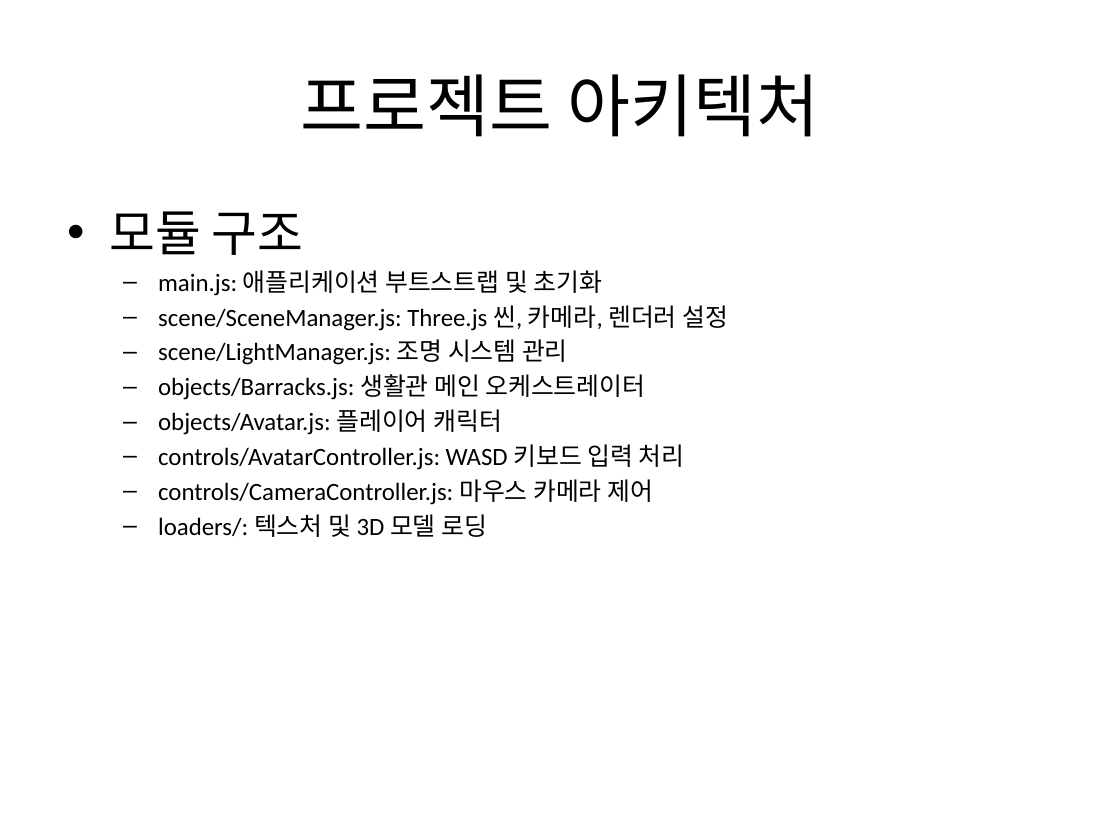
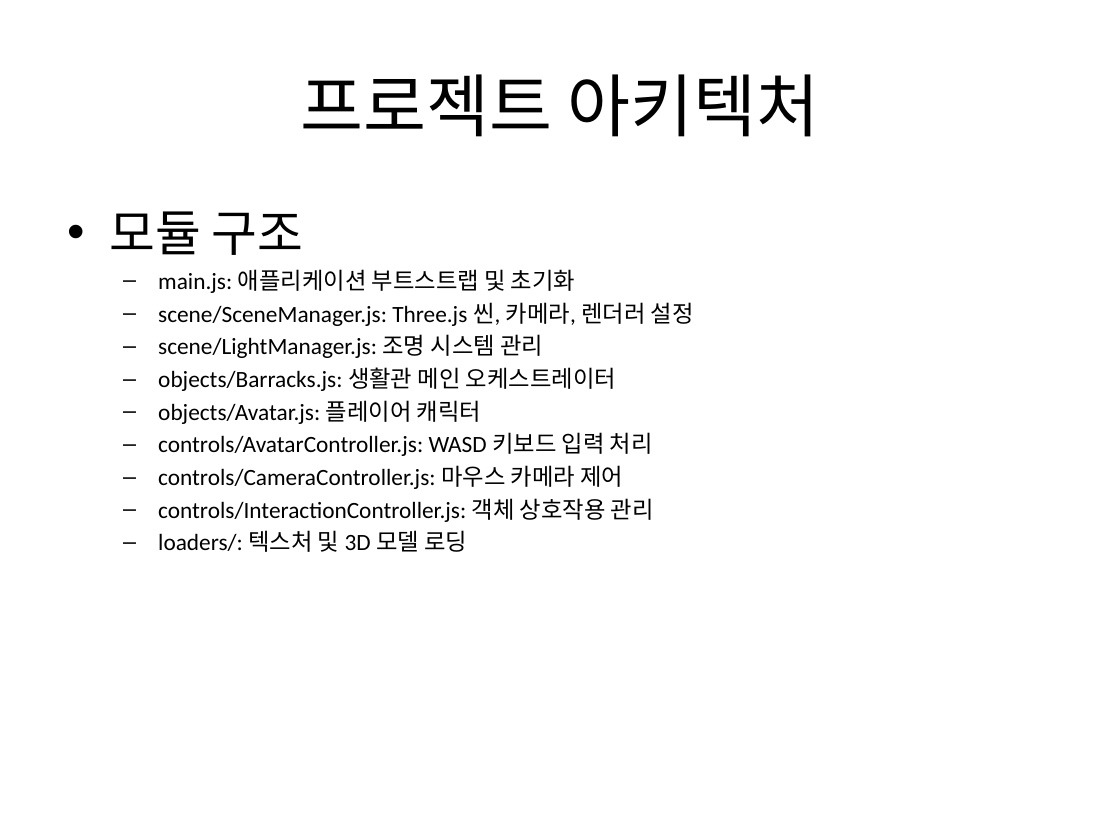
Before and after one commit to Rokmc1292/Computer_graphics, a slide deck: slide 4 of 3D_군생활관_프로젝트_설명.pptx. Drawn at 1120x840 pixels with LibreOffice and Linux fonts; fonts in the diff are those of the drawing. Boxes give left, top, right and bottom in pixels: in the first picture for what was removed or moved away, otherwise in the second. Text is boxed around its words. In the diff, an @@ line names an element or a change of style, - is before the commit and + after.

```diff
--- a/3D_군생활관_프로젝트_설명.pptx
+++ b/3D_군생활관_프로젝트_설명.pptx
@@ text at <box>158,269,694,552</box>: size 16 to 15 pt in "main.js: 애플리케이션 부트스트랩 및 초기화", "scene/SceneManager.js: Three.js 씬, 카메라, 렌더러 설정", "scene/LightManager.js: 조명 시스템 관리", "objects/Barracks.js: 생활관 메인 오케스트레이터" and 4 more places @@
@@ text at <box>158,498,654,522</box>: paragraph added @@
+  – controls/InteractionController.js: 객체 상호작용 관리
```
Also in this commit, not shown: 4 other slides changed, 2 slides added, 2 other files.
